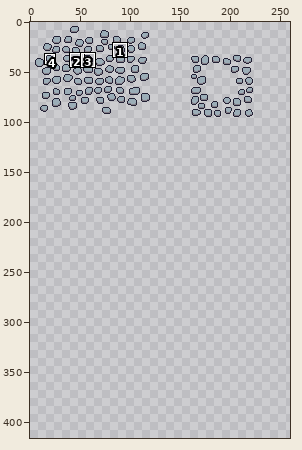
File history of a pixel-art file, objects/WIP/13/Floor Exploration/cobblestone1 .aseprite. Above, an overview of the earlier version with the close-up marked.
Close-up. Earlier state:
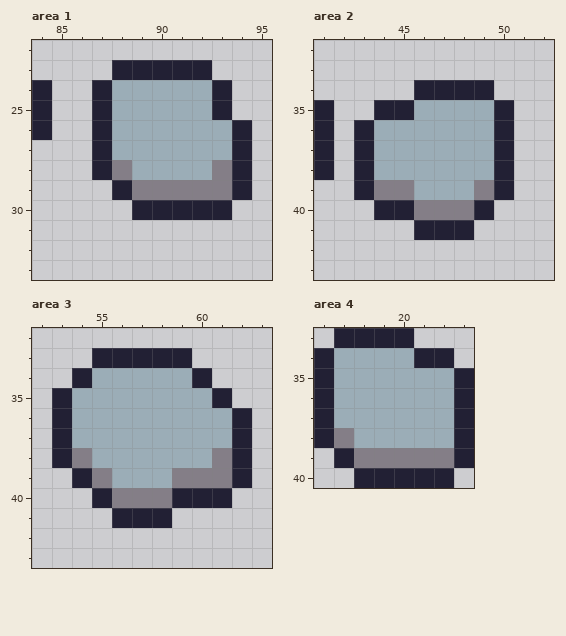
480x416 pixels, 1 frame. Colours within 5 levels of each other are drawn and written as one. Shown: area 1: x 84..95, y 22..33; area 2: x 41..52, y 32..43; area 3: x 52..63, y 32..43; area 4: x 16..23, y 33..40. The wide view leaves out empty margins. The commit also changed other parts of the picture, which this record leaves out.
New version:
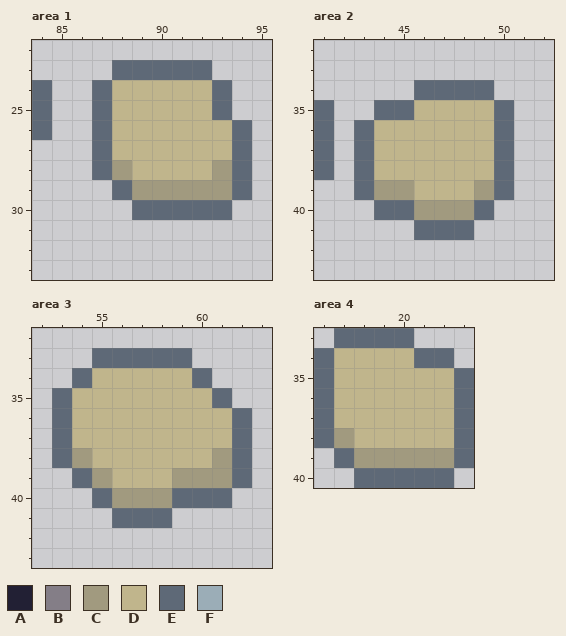
Palette (. is transparent): A #222034  B #847e87  C #a19a7f  D #c0b58c  E #5e6977  F #9badb7
Diff:
Changed rows in their new state; - is an unchanged pixel.
Area 1:
first column x 84:
23 ----EEEEE--
24 E--EDDDDDE-
25 E--EDDDDDE-
26 E--EDDDDDDE
27 ---EDDDDDDE
28 ---ECDDDDCE
29 ----ECCCCCE
30 -----EEEEE-
Area 2:
first column x 41:
34 -----EEEE-
35 E--EEDDDDE
36 E-EDDDDDDE
37 E-EDDDDDDE
38 E-EDDDDDDE
39 --ECCDDDCE
40 ---EECCCE-
41 -----EEE--
Area 3:
first column x 53:
33 --EEEEE---
34 -EDDDDDE--
35 EDDDDDDDE-
36 EDDDDDDDDE
37 EDDDDDDDDE
38 ECDDDDDDCE
39 -ECDDDCCCE
40 --ECCCEEE-
41 ---EEE----
Area 4:
first column x 16:
33 -EEEE---
34 EDDDDEE-
35 EDDDDDDE
36 EDDDDDDE
37 EDDDDDDE
38 ECDDDDDE
39 -ECCCCCE
40 --EEEEE-
Changed places in both close-ups, as pixel boxes (x1, y1, x2, y2):
changed: (32, 60, 252, 220)
changed: (314, 80, 514, 240)
changed: (52, 348, 252, 528)
changed: (314, 328, 474, 488)
